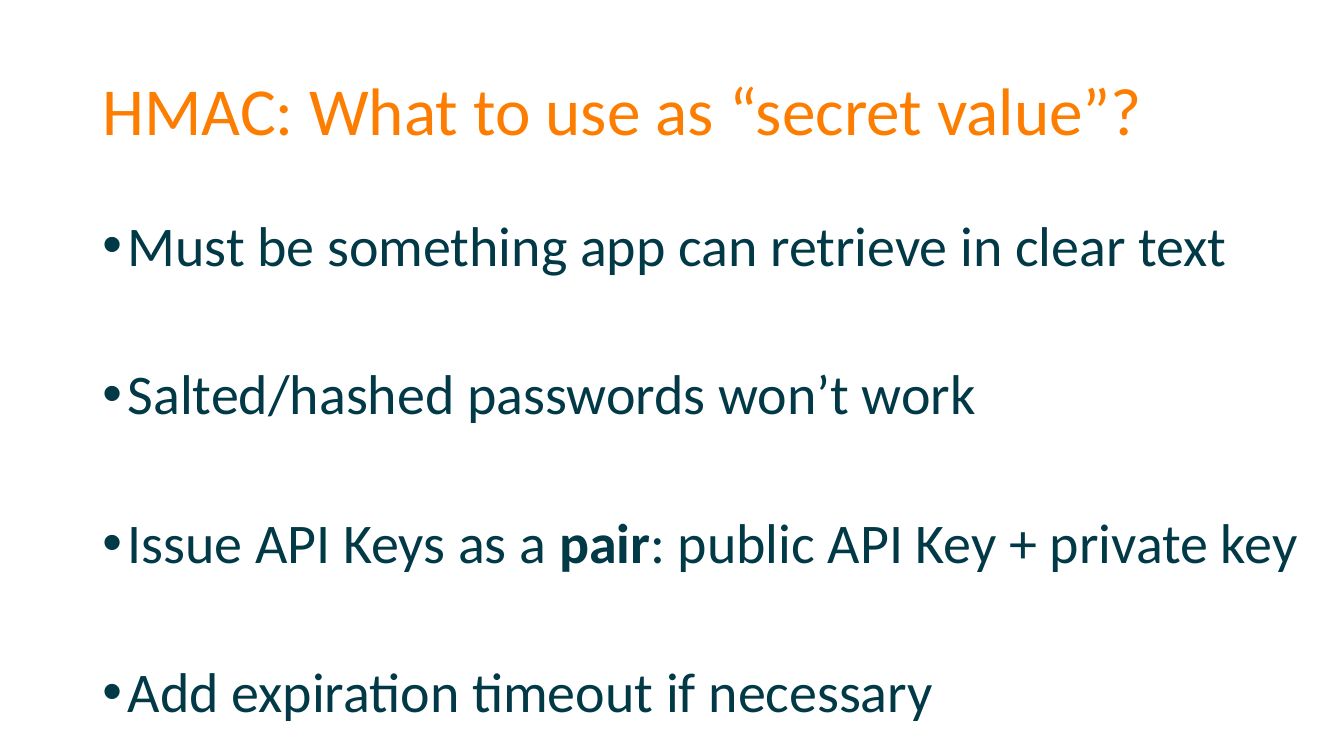
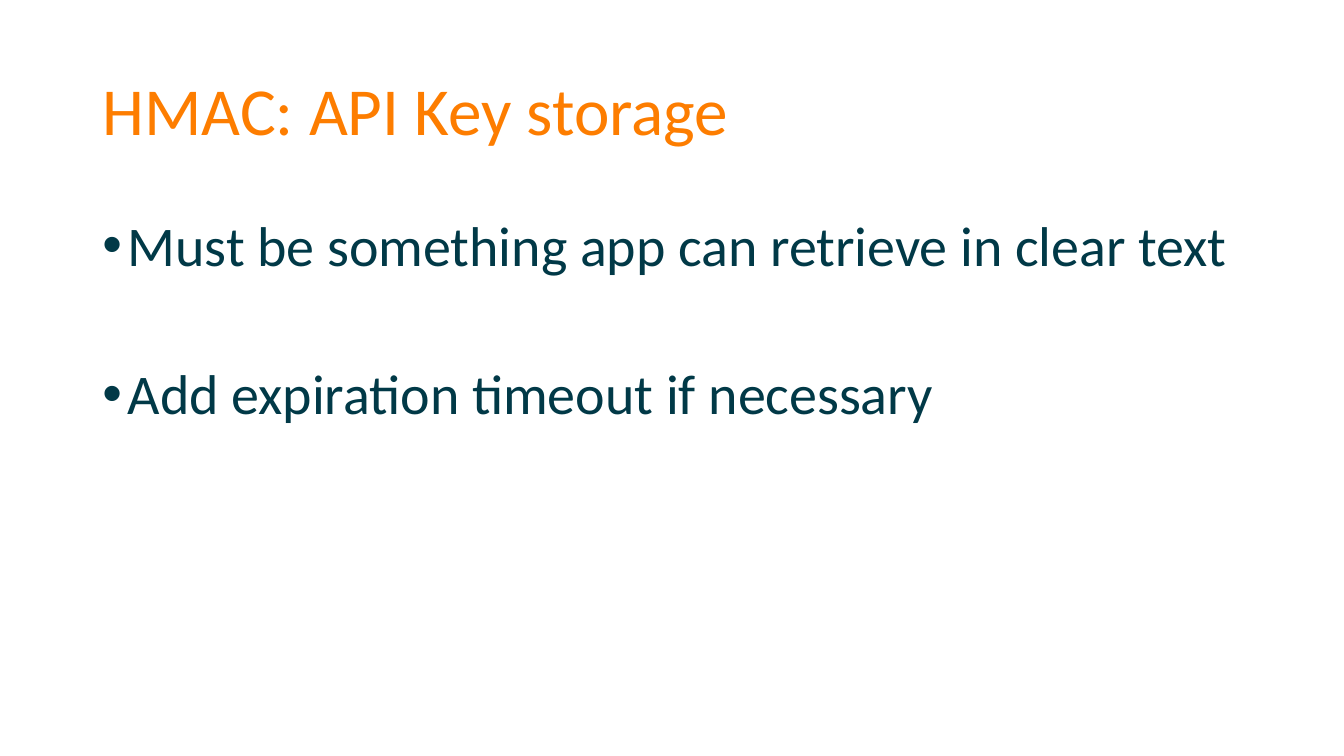
Before and after one commit to spetryjohnson/Securing-Your-API-Endpoints, a slide deck: slide 27 of Securing Your API Endpoints.pptx (slide 28 before the commit). Drawn at 1344x756 pixels with LibreOffice and Linux fonts; fonts in the diff are those of the drawing. Boxes give left, top, right and bottom in pixels: in the first picture for what was removed or moved away, otherwise in the second. Text is boxed around its words. In the diff, an @@ line names an element or a change of style, - is before the commit and + after.

```diff
--- a/Securing Your API Endpoints.pptx
+++ b/Securing Your API Endpoints.pptx
@@ title at bbox=[102, 91, 728, 147]: text changed @@
-HMAC: What to use as “secret value”?
+HMAC: API Key storage
@@ text at bbox=[128, 374, 1297, 572]: paragraphs removed @@
-• Salted/hashed passwords won’t work
-• Issue API Keys as a pair: public API Key + private key
```
Also in this commit, not shown: 5 other slides changed, 1 slide removed.
